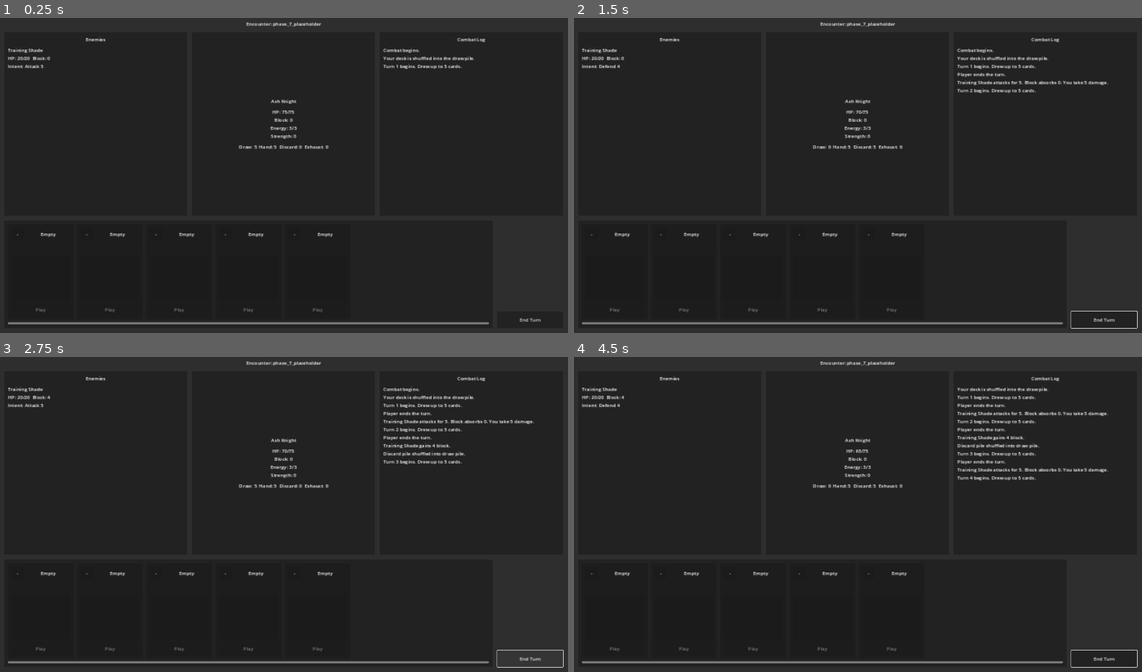
Above: before the commit, frames 1-4 (two rows, left to right).
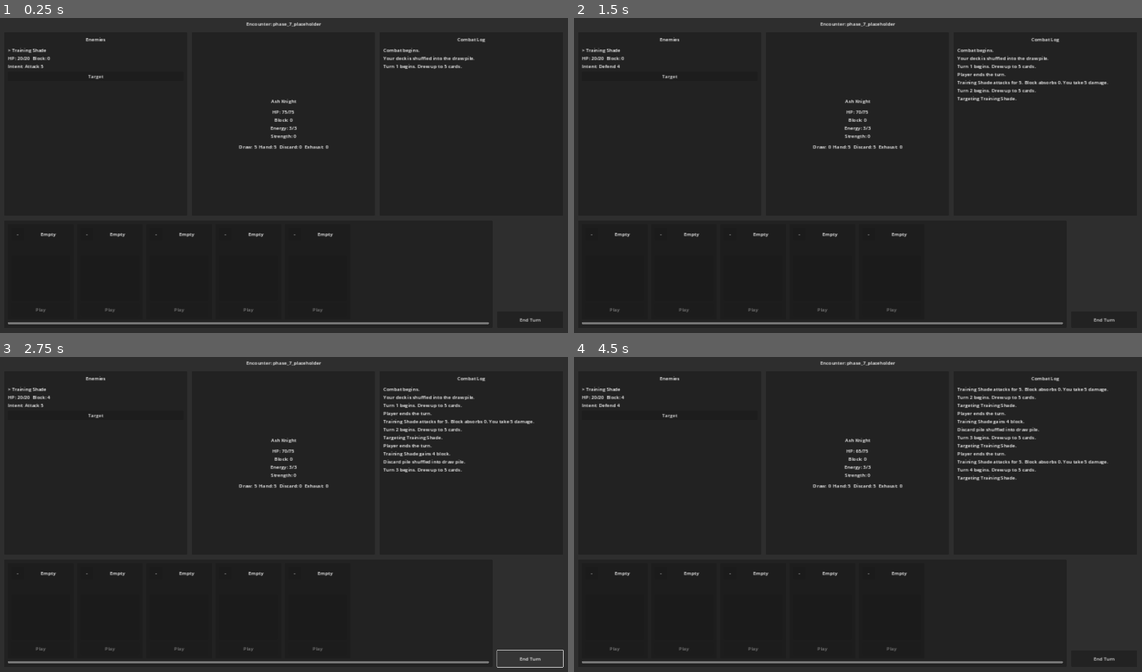
Above: after the commit, the same moments.

Repository: alexkemp8825-create/EMBER-ASCENT
Game: Godot game, scene res://scenes/combat/Combat.tscn
The game is run twice, just before and just after one commit, with the same random seed, the same clock (stepped at 60 frames per second) and the same inputs. This scene is started directly instead of the project's main scene.
Inputs (mouse positions are in pixels of both pictures, inside the frame that each line leads up to):
- Up to frame 1 (0.25 s): no input
- Up to frame 2 (1.5 s): click "End Turn" at 0.5 s; click (670, 74) at 1.25 s, where only the run after the commit has a clickable "Target"
- Up to frame 3 (2.75 s): click "End Turn" at 2 s
- Up to frame 4 (4.5 s): click (670, 413) at 2.75 s, where only the run after the commit has a clickable "Target"; click "End Turn" at 3.5 s; click (670, 413) at 4.25 s, where only the run after the commit has a clickable "Target"

The runs differ from the first frame. In frame 1, less than 0.1% of the frame differs, in the area x 1-19%, y 9-20%; in frame 2, 0.2%; in frame 3, 0.5%; in frame 4, 1.6%, in the area x 1-100%, y 9-99%.
Error in both runs: Trying to assign an array of type "Array" to a variable of type "Array[Dictionary]". (res://scripts/cards/CardData.gd:23)

Commit message:
Implement combat card effects
Co-authored-by: alexkemp8825-create <alexkemp8825-create@users.noreply.github.com>

Diff:
--- a/scripts/combat/CombatManager.gd
+++ b/scripts/combat/CombatManager.gd
@@ -40,6 +40,9 @@
 var _turn_number: int = 0
 var _combat_started := false
 var _combat_log: Array[String] = []
+var _card_database := CardDatabase.new()
+var _selected_enemy_index: int = 0
+var _temporary_strength: int = 0
 
 
 func _ready() -> void:
@@ -61,6 +64,7 @@
 	block = 0
 	energy = STARTING_ENERGY
 	strength = 0
+	_temporary_strength = 0
 	draw_pile = _create_draw_pile()
 	hand.clear()
 	discard_pile.clear()
@@ -133,7 +137,14 @@
 
 func _on_end_turn_pressed() -> void:
 	_log("Player ends the turn.")
+	_resolve_burn_cards_at_end_of_turn()
 	_discard_hand()
+	_clear_temporary_strength()
+
+	if _is_defeated():
+		_handle_defeat()
+		return
+
 	_resolve_enemy_turn()
 
 	if _is_defeated():
@@ -209,7 +220,166 @@
 
 
 func _on_card_play_requested(card_instance: CardInstance) -> void:
-	_log("Selected %s. Card effects arrive in Phase 8." % card_instance.card_id)
+	_play_card(card_instance)
+
+
+func _play_card(card_instance: CardInstance) -> void:
+	if not hand.has(card_instance):
+		_log("That card is no longer in your hand.")
+		return
+
+	var card_data := _card_database.get_card(card_instance.card_id)
+	if card_data == null:
+		_log("Unknown card: %s." % card_instance.card_id)
+		return
+
+	if not card_data.is_playable():
+		_log("%s cannot be played." % card_data.display_name)
+		return
+
+	if energy < card_data.cost:
+		_log("Not enough energy for %s." % card_data.display_name)
+		return
+
+	var target_index := _get_selected_living_enemy_index()
+	if card_data.target_type == "Enemy" and target_index == -1:
+		_log("%s needs a living enemy target." % card_data.display_name)
+		return
+
+	energy -= card_data.cost
+	_log("Played %s." % card_data.display_name)
+	_resolve_card_effects(card_data, target_index)
+	_move_card_from_hand_to_discard(card_instance)
+
+	if _are_all_enemies_defeated():
+		_handle_victory()
+		return
+
+	_refresh_ui()
+
+
+func _resolve_card_effects(card_data: CardData, target_index: int) -> void:
+	for effect in card_data.effects:
+		match effect.get("type", ""):
+			"damage":
+				_apply_damage_effect(target_index, int(effect.get("amount", 0)))
+			"block":
+				_gain_block(int(effect.get("amount", 0)))
+			"draw":
+				_draw_cards(int(effect.get("amount", 0)))
+			"temp_strength":
+				_gain_temporary_strength(int(effect.get("amount", 0)))
+			"add_status_to_discard":
+				_add_status_to_discard(str(effect.get("card_id", "burn")), int(effect.get("amount", 1)))
+			_:
+				_log("Unhandled effect: %s." % effect.get("type", "unknown"))
+
+
+func _apply_damage_effect(target_index: int, amount: int) -> void:
+	if target_index < 0 or target_index >= _enemies.size():
+		_log("No enemy target.")
+		return
+
+	var enemy := _enemies[target_index]
+	if int(enemy.get("hp", 0)) <= 0:
+		_log("%s is already defeated." % enemy.get("display_name", "Enemy"))
+		return
+
+	var total_damage := amount + strength
+	var enemy_block := int(enemy.get("block", 0))
+	var blocked_damage: int = min(enemy_block, total_damage)
+	var damage: int = total_damage - blocked_damage
+	enemy["block"] = enemy_block - blocked_damage
+	enemy["hp"] = max(0, int(enemy.get("hp", 0)) - damage)
+	_log("%s takes %d damage. Block absorbs %d." % [
+		enemy.get("display_name", "Enemy"),
+		damage,
+		blocked_damage,
+	])
+
+	if int(enemy.get("hp", 0)) <= 0:
+		_log("%s is defeated." % enemy.get("display_name", "Enemy"))
+		_selected_enemy_index = _get_first_living_enemy_index()
+
+
+func _gain_block(amount: int) -> void:
+	block += amount
+	_log("Gained %d block." % amount)
+
+
+func _gain_temporary_strength(amount: int) -> void:
+	strength += amount
+	_temporary_strength += amount
+	_log("Gained %d Strength this turn." % amount)
+
+
+func _clear_temporary_strength() -> void:
+	if _temporary_strength <= 0:
+		return
+
+	strength -= _temporary_strength
+	_log("Temporary Strength fades.")
+	_temporary_strength = 0
+
+
+func _add_status_to_discard(card_id: String, amount: int) -> void:
+	for _index in range(amount):
+		discard_pile.append(CardInstance.new().setup(card_id, false, true))
+
+	_log("Added %d %s to discard pile." % [amount, card_id])
+
+
+func _move_card_from_hand_to_discard(card_instance: CardInstance) -> void:
+	var card_index := hand.find(card_instance)
+	if card_index == -1:
+		return
+
+	hand.remove_at(card_index)
+	discard_pile.append(card_instance)
+
+
+func _resolve_burn_cards_at_end_of_turn() -> void:
+	var remaining_hand: Array[CardInstance] = []
+
+	for card_instance in hand:
+		if card_instance.card_id == "burn":
+			hp -= 2
+			exhaust_pile.append(card_instance)
+			_log("Burn sears you for 2 damage, then exhausts.")
+		else:
+			remaining_hand.append(card_instance)
+
+	hand = remaining_hand
+
+
+func _get_selected_living_enemy_index() -> int:
+	if _is_living_enemy_index(_selected_enemy_index):
+		return _selected_enemy_index
+
+	_selected_enemy_index = _get_first_living_enemy_index()
+	return _selected_enemy_index
+
+
+func _get_first_living_enemy_index() -> int:
+	for index in range(_enemies.size()):
+		if _is_living_enemy_index(index):
+			return index
+
+	return -1
+
+
+func _is_living_enemy_index(index: int) -> bool:
+	return index >= 0 and index < _enemies.size() and int(_enemies[index].get("hp", 0)) > 0
+
+
+func _on_enemy_target_pressed(enemy_index: int) -> void:
+	if not _is_living_enemy_index(enemy_index):
+		_log("That enemy is already defeated.")
+		return
+
+	_selected_enemy_index = enemy_index
+	_log("Targeting %s." % _enemies[enemy_index].get("display_name", "Enemy"))
+	_refresh_enemies()
 
 
 func _is_defeated() -> bool:
@@ -263,18 +433,30 @@
 	for child in enemies_container.get_children():
 		child.queue_free()
 
-	for enemy in _enemies:
+	for enemy_index in range(_enemies.size()):
+		var enemy := _enemies[enemy_index]
 		var action := _get_enemy_action(enemy)
+		var enemy_box := VBoxContainer.new()
+		enemy_box.add_theme_constant_override("separation", 6)
+
 		var enemy_label := Label.new()
 		enemy_label.autowrap_mode = TextServer.AUTOWRAP_WORD_SMART
-		enemy_label.text = "%s\nHP: %d/%d  Block: %d\nIntent: %s" % [
+		enemy_label.text = "%s%s\nHP: %d/%d  Block: %d\nIntent: %s" % [
+			"> " if enemy_index == _selected_enemy_index else "",
 			enemy.get("display_name", "Enemy"),
 			enemy.get("hp", 0),
 			enemy.get("max_hp", 0),
 			enemy.get("block", 0),
 			_format_intent(action),
 		]
-		enemies_container.add_child(enemy_label)
+		enemy_box.add_child(enemy_label)
+
+		var target_button := Button.new()
+		target_button.text = "Target"
+		target_button.disabled = int(enemy.get("hp", 0)) <= 0
+		target_button.pressed.connect(_on_enemy_target_pressed.bind(enemy_index))
+		enemy_box.add_child(target_button)
+		enemies_container.add_child(enemy_box)
 
 
 func _refresh_hand() -> void:
@@ -289,7 +471,7 @@
 
 
 func _refresh_log() -> void:
-	combat_log_label.text = "\n".join(_combat_log)
+	combat_log_label.text = _format_combat_log()
 
 
 func _format_intent(action: Dictionary) -> String:
@@ -302,6 +484,17 @@
 			return "Unknown"
 
 
+func _format_combat_log() -> String:
+	var text := ""
+
+	for index in range(_combat_log.size()):
+		if index > 0:
+			text += "\n"
+		text += _combat_log[index]
+
+	return text
+
+
 func _log(message: String) -> void:
 	_combat_log.append(message)
 	if _combat_log.size() > 12:
--- a/scripts/core/GameState.gd
+++ b/scripts/core/GameState.gd
@@ -1,6 +1,6 @@
 extends Node
 
-const VERSION := "0.1.0-phase-7"
+const VERSION := "0.1.0-phase-8"
 
 var current_screen: String = "main_menu"
 var game_version: String = VERSION
